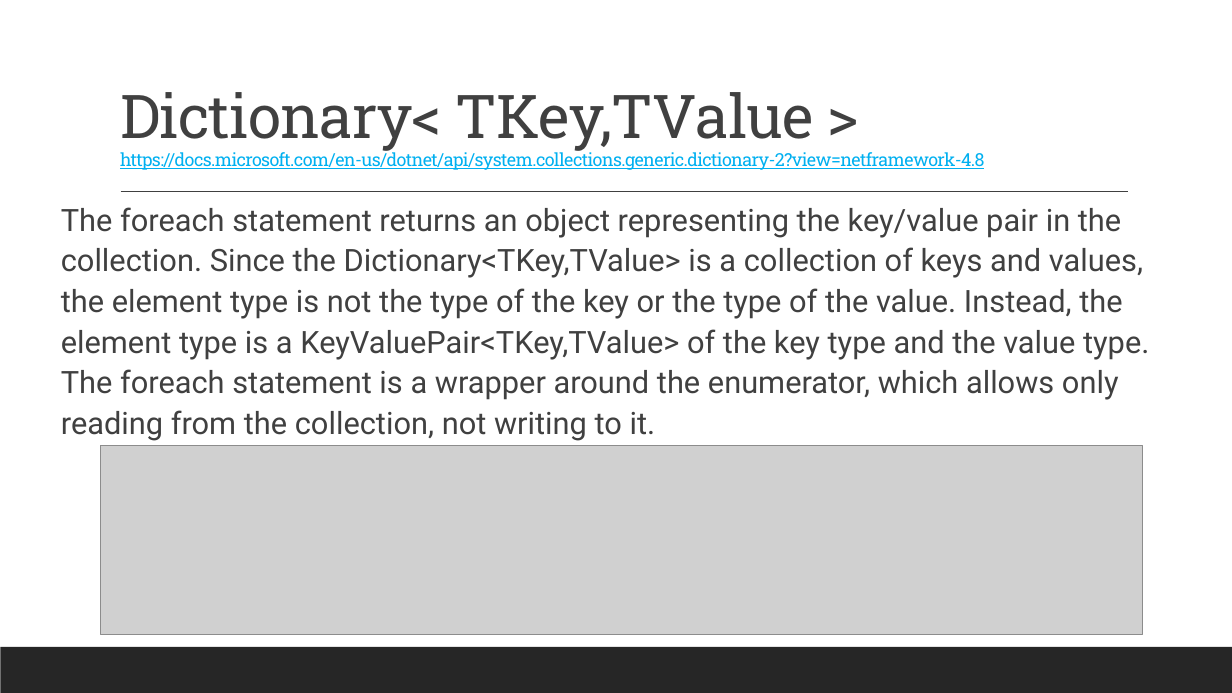
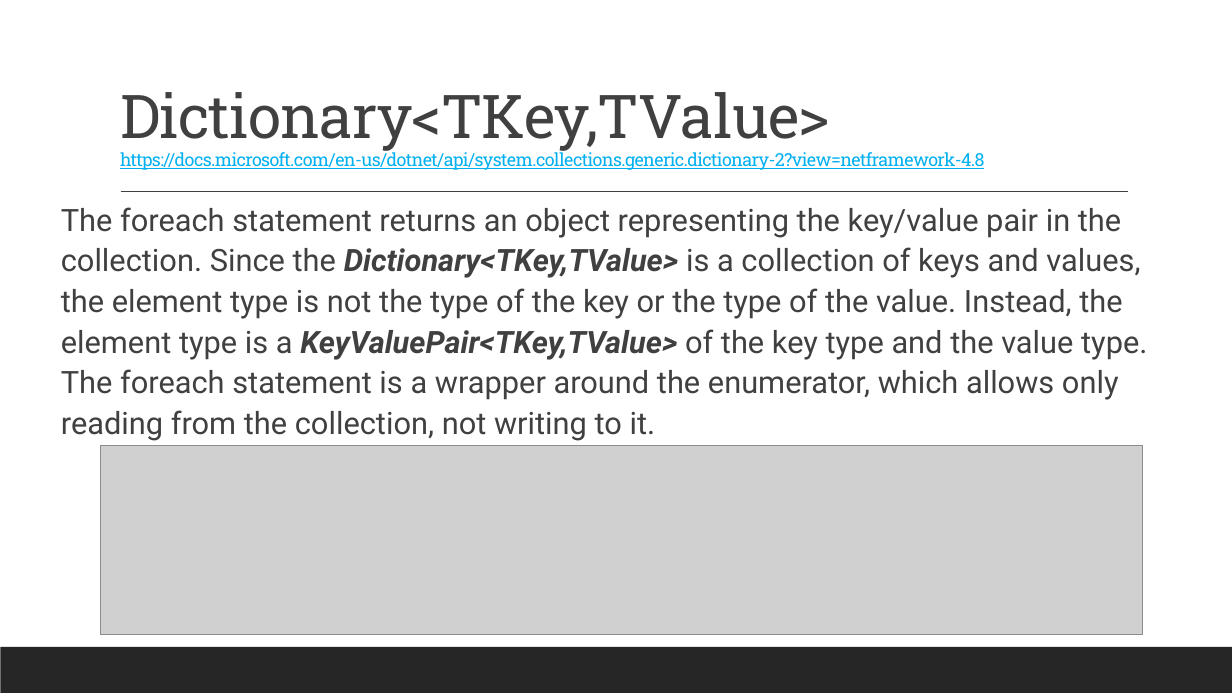
Before and after one commit to 2002-feb24-net/trainer-code, a slide deck: slide 13 of 1-csharp/MarksCodeAndPPTs/DotNetPPTs/D3_.NET_Collections.pptx. Drawn at 1232x693 pixels with LibreOffice and Linux fonts; fonts in the diff are those of the drawing; grey boxes stand for pictures. Boxes give left, top, right and bottom in pixels: in the first picture for what was removed or moved away, otherwise in the second. Text is boxed around its words. In the diff, an @@ line names an element or a change of style, - is before the commit and + after.

```diff
--- a/1-csharp/MarksCodeAndPPTs/DotNetPPTs/D3_.NET_Collections.pptx
+++ b/1-csharp/MarksCodeAndPPTs/DotNetPPTs/D3_.NET_Collections.pptx
@@ title at box(120, 92, 984, 170): spaces changed @@
-Dictionary< TKey,TValue >
-https://docs.microsoft.com/en-us/dotnet/api/system.collections.generic.dictionary-2?view=netframework-4.8
+Dictionary<TKey,TValue>
+https://docs.microsoft.com/en-us/dotnet/api/system.collections.generic.dictionary-2?view=netframework-4.8
@@ text "The foreach statement returns an ..." at box(61, 207, 1147, 441): bold on, italic on in "Dictionary<TKey,TValue> KeyValuePair<TKey,TValue>" @@
```
Also in this commit, not shown: 9 other slides changed, 9 other files.
